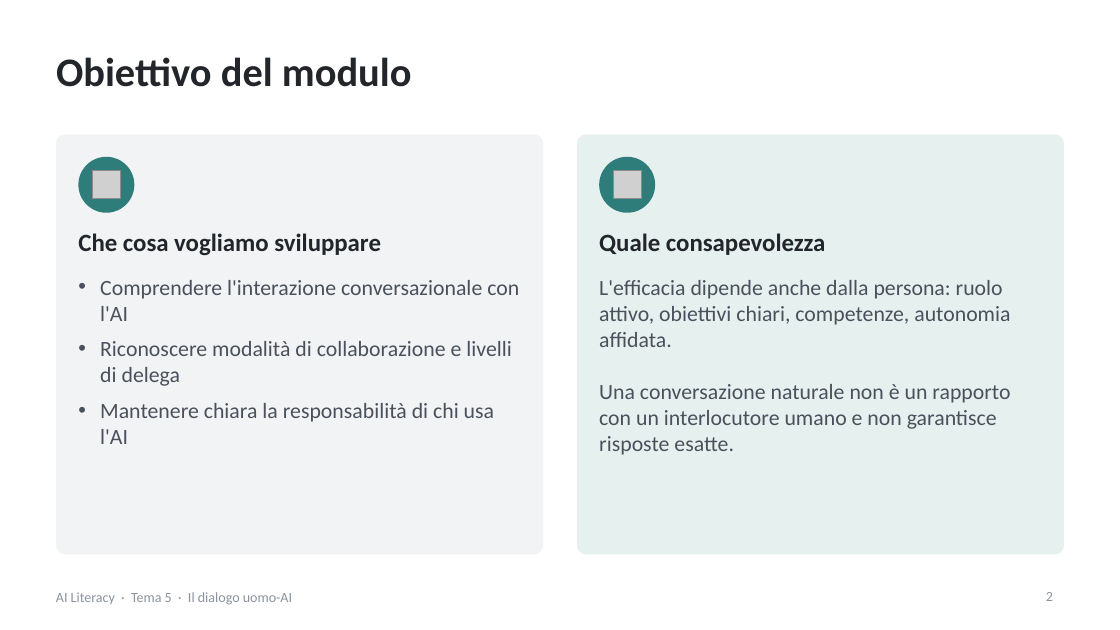
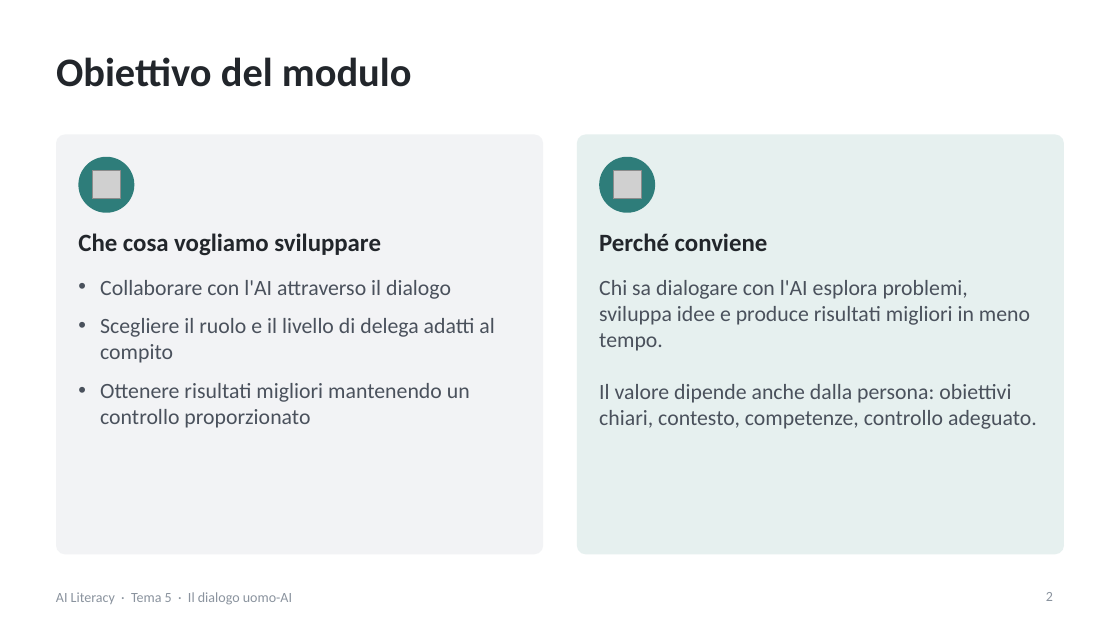
Before and after one commit to NetAi-IT/Formazione-AI-Literacy-Official, a slide deck: slide 2 of Base/Tema5_Dialogo_uomo_AI.pptx. Drawn at 1120x630 pixels with LibreOffice and Linux fonts; fonts in the diff are those of the drawing; grey boxes stand for pictures. Boxes give left, top, right and bottom in pixels: in the first picture for what was removed or moved away, otherwise in the second. Text is boxed around its words. In the diff, an @@ line names an element or a change of style, - is before the commit and + after.

```diff
--- a/Base/Tema5_Dialogo_uomo_AI.pptx
+++ b/Base/Tema5_Dialogo_uomo_AI.pptx
@@ text at (x1=599, y1=233, x2=768, y2=251): text changed @@
-Quale consapevolezza
+Perché conviene
@@ text at (x1=100, y1=280, x2=494, y2=428): text changed @@
-• Comprendere l'interazione conversazionale con l'AI
-• Riconoscere modalità di collaborazione e livelli di delega
-• Mantenere chiara la responsabilità di chi usa l'AI
+• Collaborare con l'AI attraverso il dialogo
+• Scegliere il ruolo e il livello di delega adatti al compito
+• Ottenere risultati migliori mantenendo un controllo proporzionato
@@ text at (x1=599, y1=280, x2=1037, y2=429): text changed @@
-L'efficacia dipende anche dalla persona: ruolo attivo, obiettivi chiari, competenze, autonomia affidata.
-Una conversazione naturale non è un rapporto con un interlocutore umano e non garantisce risposte esatte.
+Chi sa dialogare con l'AI esplora problemi, sviluppa idee e produce risultati migliori in meno tempo.
+Il valore dipende anche dalla persona: obiettivi chiari, contesto, competenze, controllo adeguato.
```
Also in this commit, not shown: 35 other slides changed, 9 slides added, 24 slides removed, 1 other file.
